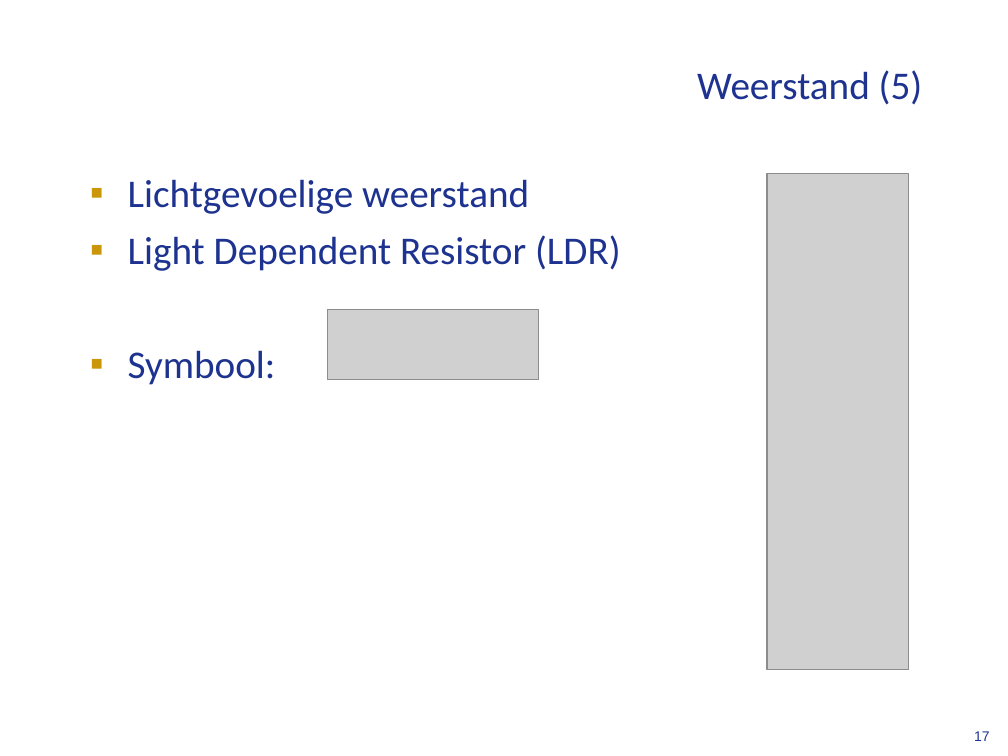
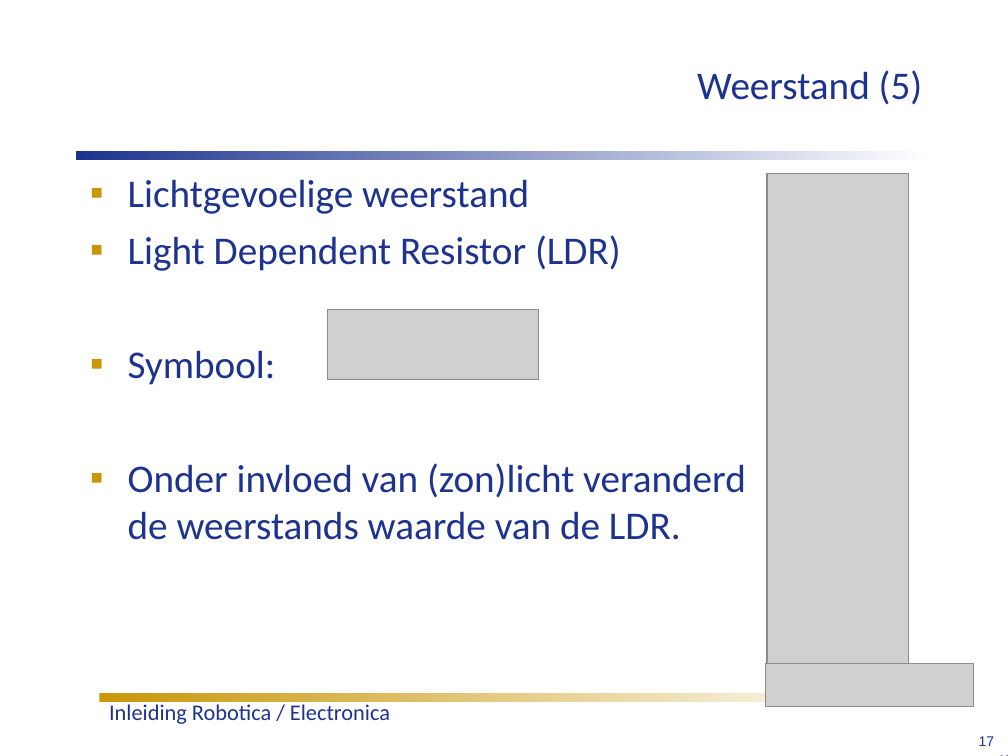
Before and after one commit to humiq/Greendevelopment, a slide deck: slide 17 of trunk/documents/Colleges/ISIROB College 1.ppt. Drawn at 1008x756 pixels with LibreOffice and Linux fonts; fonts in the diff are those of the drawing; grey boxes stand for pictures. Boxes give left, top, right and bottom in pixels: in the first picture for what was removed or moved away, otherwise in the second. Text is boxed around its words. In the diff, an @@ line names an element or a change of style, - is before the commit and + after.

Commit message:
Updated LDR slide

```diff
--- a/trunk/documents/Colleges/ISIROB College 1.ppt
+++ b/trunk/documents/Colleges/ISIROB College 1.ppt
@@ rectangle added at (76, 151, 932, 159), fill gradient #1D338F to #FFFFFF @@
@@ text at (128, 463, 746, 540): paragraph added @@
+▪ Onder invloed van (zon)licht veranderd de weerstands waarde van de LDR.
@@ picture added at (766, 664, 974, 708) @@
@@ rectangle added at (100, 694, 906, 702), fill gradient #C99709 to #FFFFFF @@
@@ text added at (109, 704, 390, 724), 16 pt, text #1D338F @@
+Inleiding Robotica / Electronica
@@ page number rewrapped from (974, 731, 990, 741) to (794, 728, 1004, 753) @@
@@ page number added at (979, 736, 995, 746), 10 pt, text #1D338F @@
+17
```
Also in this commit, not shown: 24 other slides changed.
